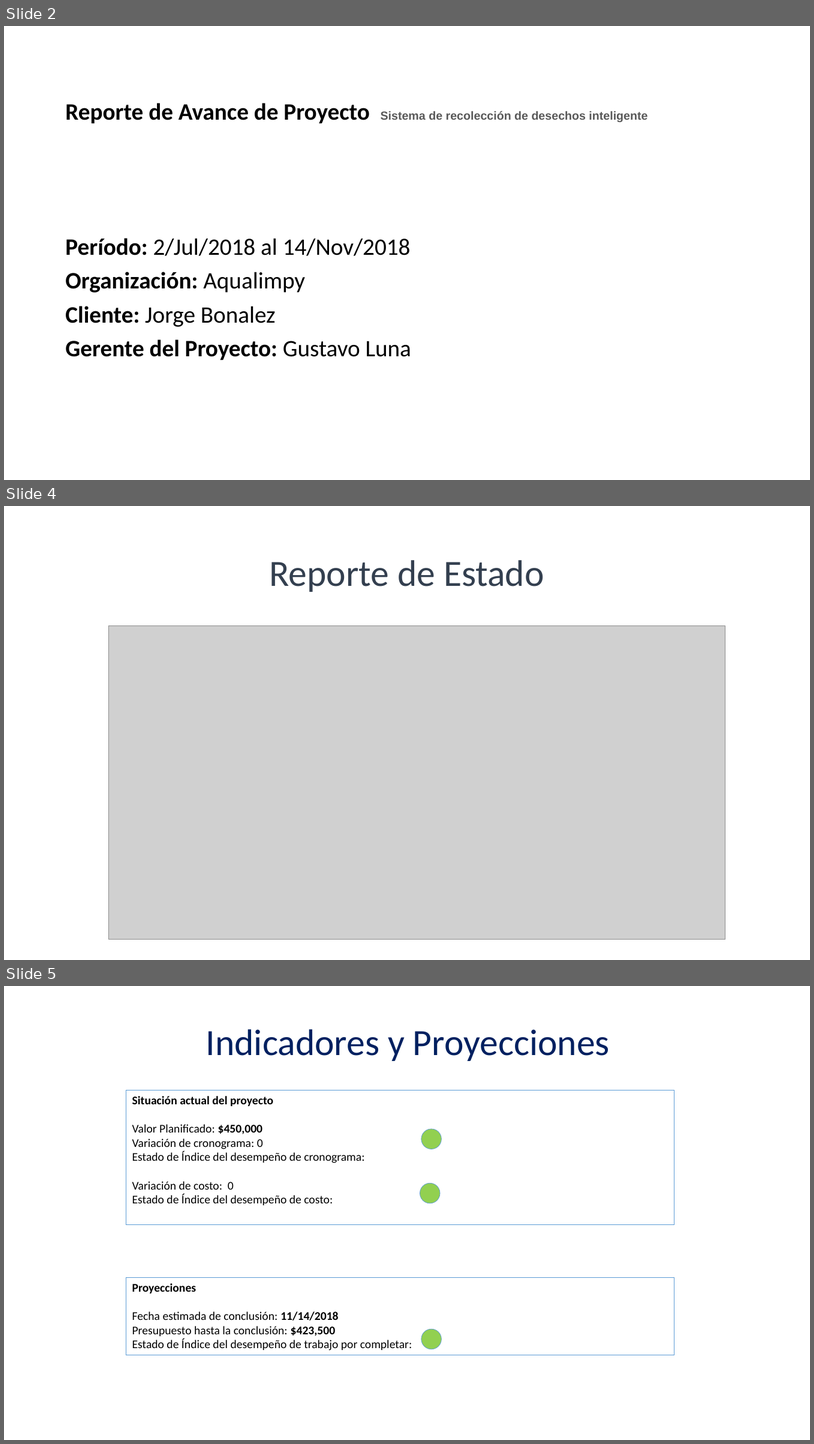
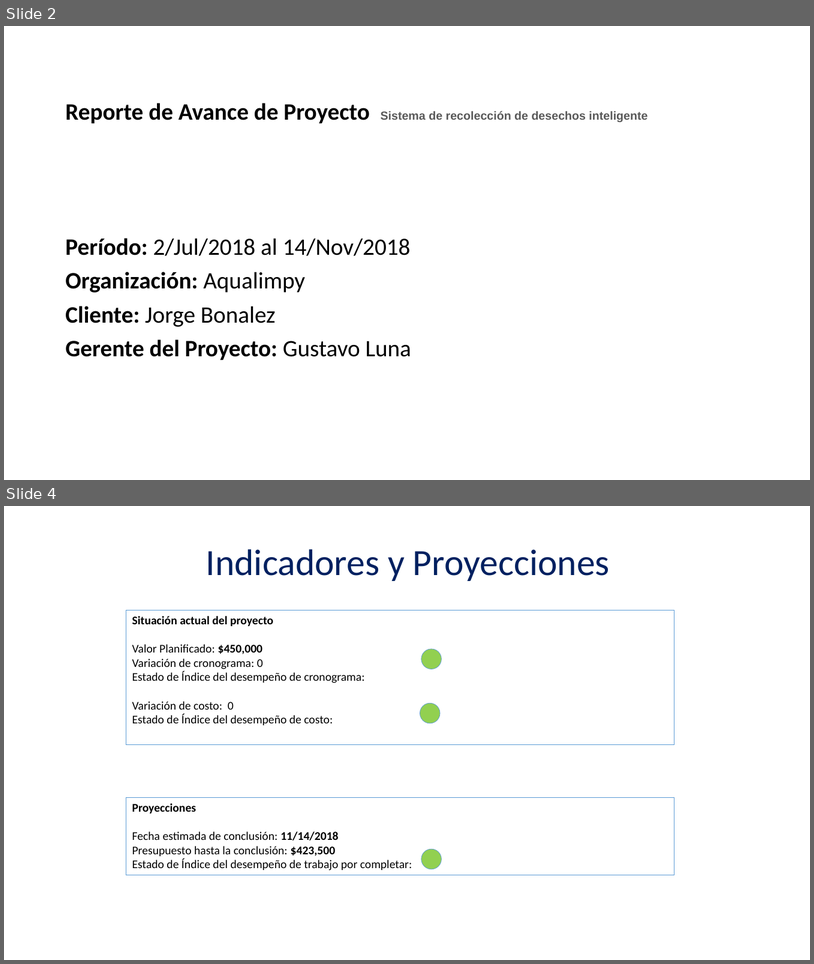
Before and after one commit to Juaninmejia/SistemaDeRecoleccionDeBasuraInteligente, a slide deck: Monitoreo y Control.pptx. Shown one above the other, each under a label of ours: slides 2, 4 and 5 before the commit, slides 2 and 4 after it; the slides between them are not shown. The pictures are 814x1444 and 814x964 pixels, drawn with LibreOffice and Linux fonts; fonts in the diff are those of the drawing; grey boxes stand for pictures. Boxes give left, top, right and bottom in pixels: in the first picture for what was removed or moved away, otherwise in the second. Text is boxed around its words. In the diff, an @@ line names an element or a change of style, - is before the commit and + after.

```diff
--- a/Monitoreo y Control.pptx
+++ b/Monitoreo y Control.pptx
@@ slide 4 removed at box(4, 506, 810, 960), background #FFFFFF @@
@@ title removed at box(269, 560, 545, 592) @@
-Reporte de Estado
@@ picture removed at box(109, 626, 726, 939) @@
@@ what was slide 5 is now slide 4 @@
```
Also in this commit, not shown: 2 slides changed, 1 other slide removed.
